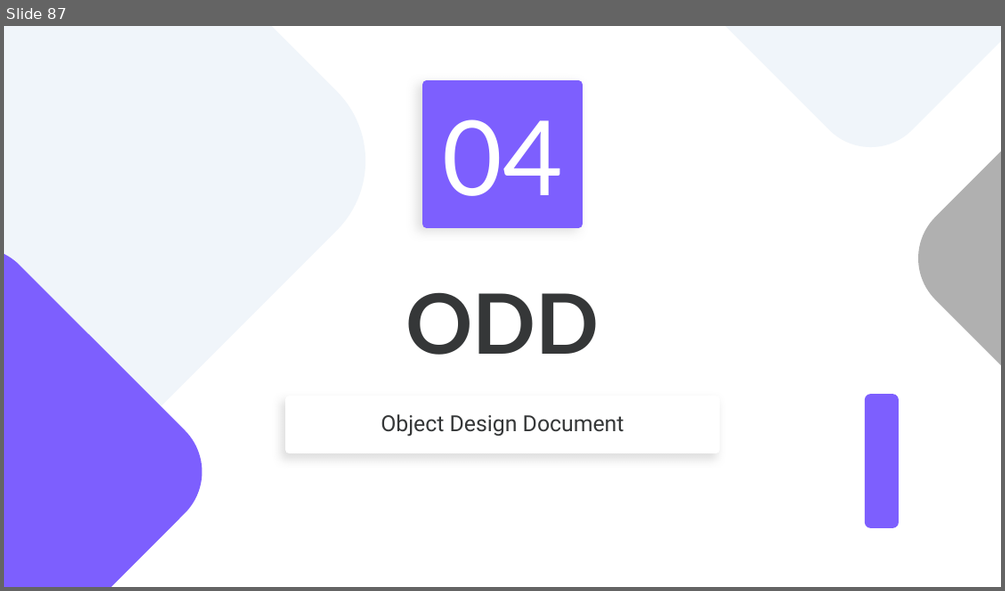
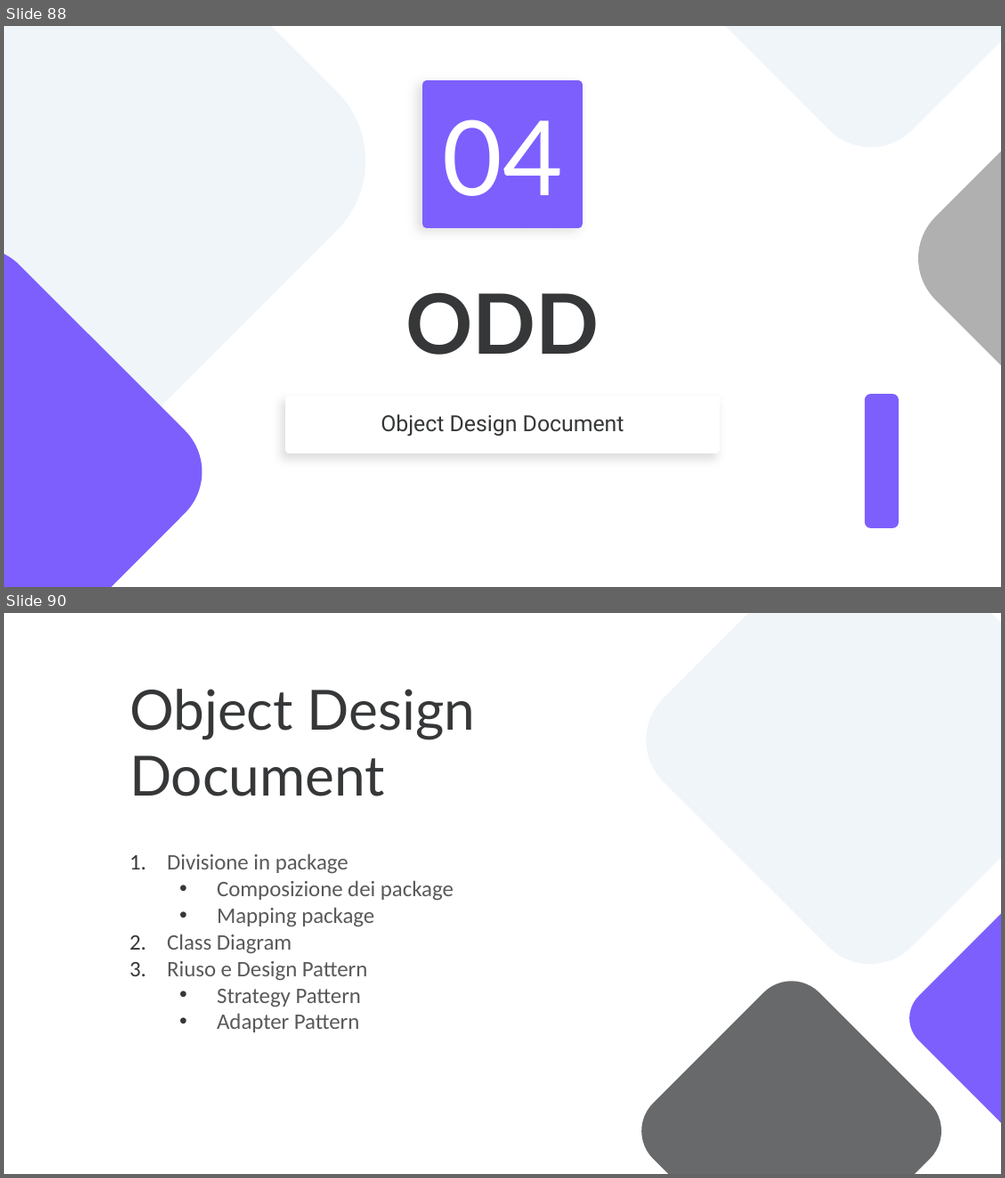
Before and after one commit to notjuary/Bookster_Classe03, a slide deck: DOC/Presentazione.pptx. Shown one above the other, each under a label of ours: slide 87 before the commit, slides 88 and 90 after it; the slides between them are not shown. The pictures are 1005x591 and 1005x1178 pixels, drawn with LibreOffice and Linux fonts; fonts in the diff are those of the drawing. Boxes give left, top, right and bottom in pixels: in the first picture for what was removed or moved away, otherwise in the second. Text is boxed around its words. In the diff, an @@ line names an element or a change of style, - is before the commit and + after.

```diff
--- a/DOC/Presentazione.pptx
+++ b/DOC/Presentazione.pptx
@@ slide 90 added at (x1=4, y1=613, x2=1001, y2=1174), background #FFFFFF @@
@@ rounded rectangle added at (x1=623, y1=613, x2=1001, y2=988), fill #F0F5FA @@
@@ title added at (x1=129, y1=689, x2=476, y2=796), 40 pt, text #353738 @@
+Object Design Document
@@ subtitle added at (x1=167, y1=853, x2=453, y2=1032), 16 pt, text #595959 @@
+1. Divisione in package
+  • Composizione dei package
+  • Mapping package
+2. Class Diagram
+3. Riuso e Design Pattern
+  • Strategy Pattern
+  • Adapter Pattern
@@ rounded rectangle added at (x1=896, y1=885, x2=1001, y2=1151), fill #7D5FFE @@
@@ rounded rectangle added at (x1=625, y1=965, x2=958, y2=1174), fill #67696B @@
@@ what was slide 87 is now slide 88 @@
```
Also in this commit, not shown: 1 slide changed, 28 other slides added.
